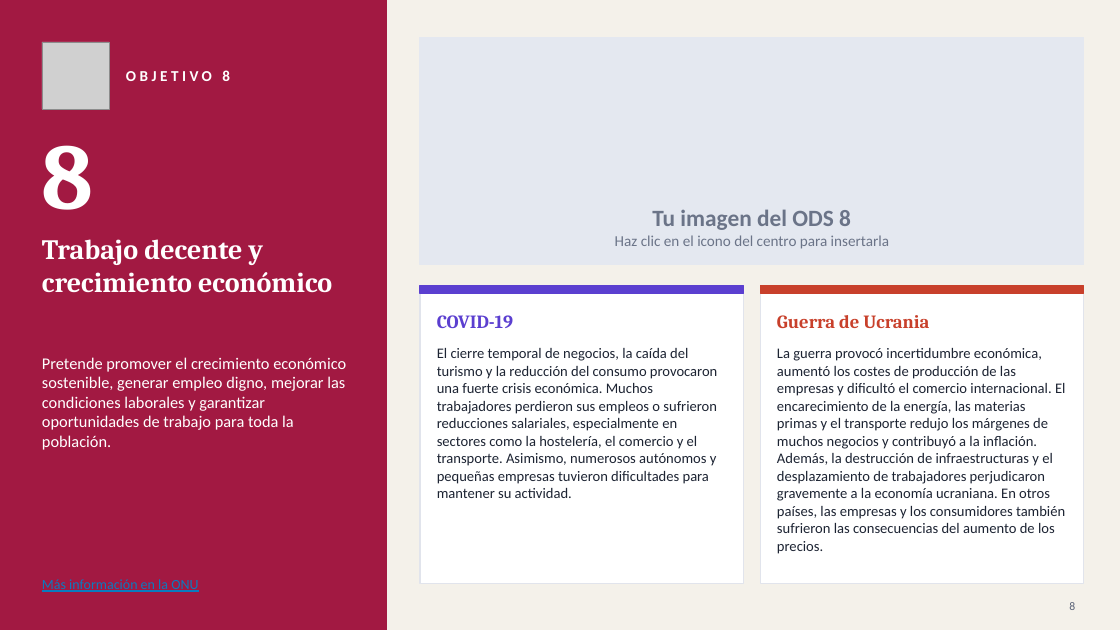
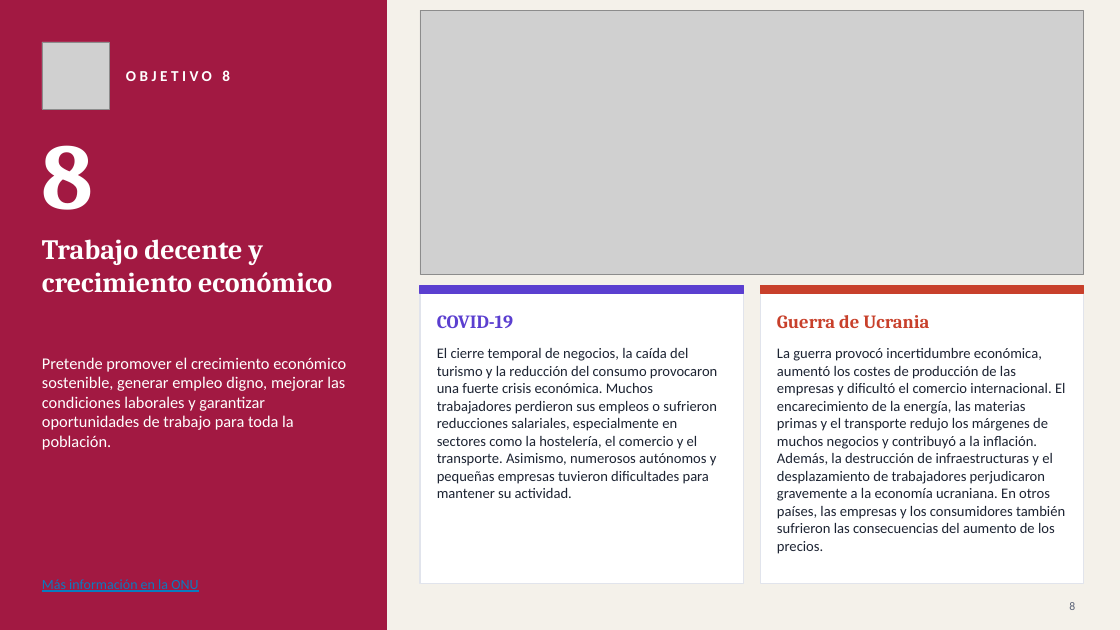
Before and after one commit to jsantos48/Apuntes-ASIR, a slide deck: slide 8 of 2ASIR/sostenibilidad/practica/Tarea1_ODS_presentacion.pptx. Drawn at 1120x630 pixels with LibreOffice and Linux fonts; fonts in the diff are those of the drawing; grey boxes stand for pictures. Boxes give left, top, right and bottom in pixels: in the first picture for what was removed or moved away, otherwise in the second. Text is boxed around its words. In the diff, an @@ line names an element or a change of style, - is before the commit and + after.

```diff
--- a/2ASIR/sostenibilidad/practica/Tarea1_ODS_presentacion.pptx
+++ b/2ASIR/sostenibilidad/practica/Tarea1_ODS_presentacion.pptx
@@ picture added at (420, 10, 1084, 275) @@
@@ rectangle removed at (420, 38, 1084, 265) @@
@@ text removed at (615, 209, 889, 249) @@
-Tu imagen del ODS 8
-Haz clic en el icono del centro para insertarla
```
Also in this commit, not shown: 4 other slides changed, 1 other file.
